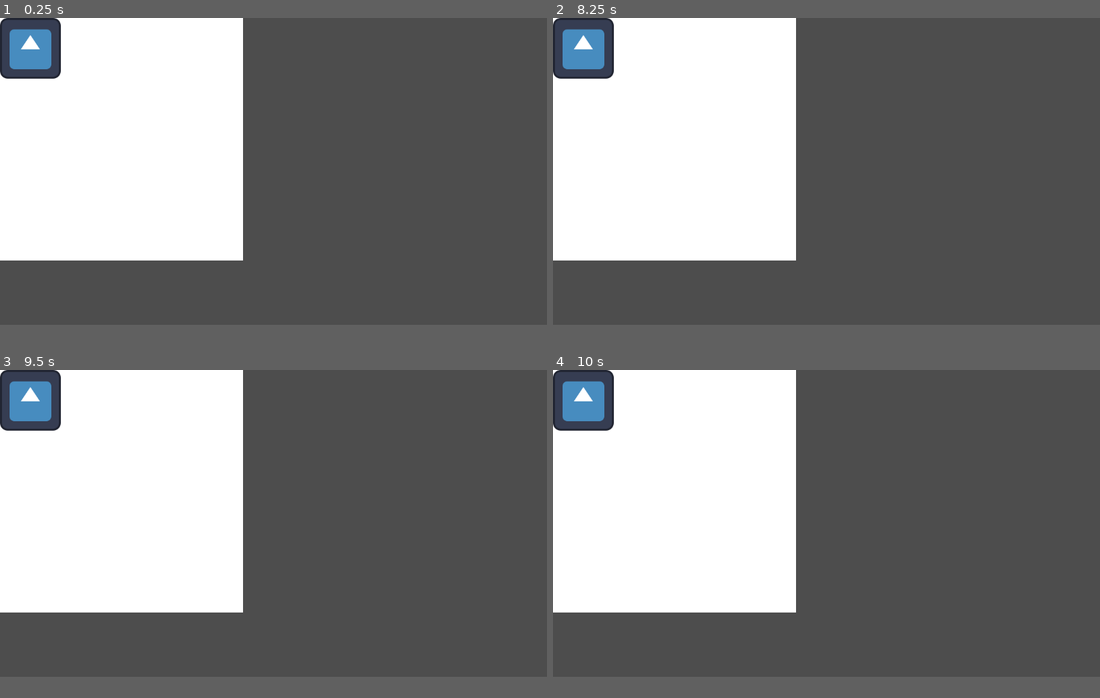
Above: before the commit, frames 1-4 (two rows, left to right).
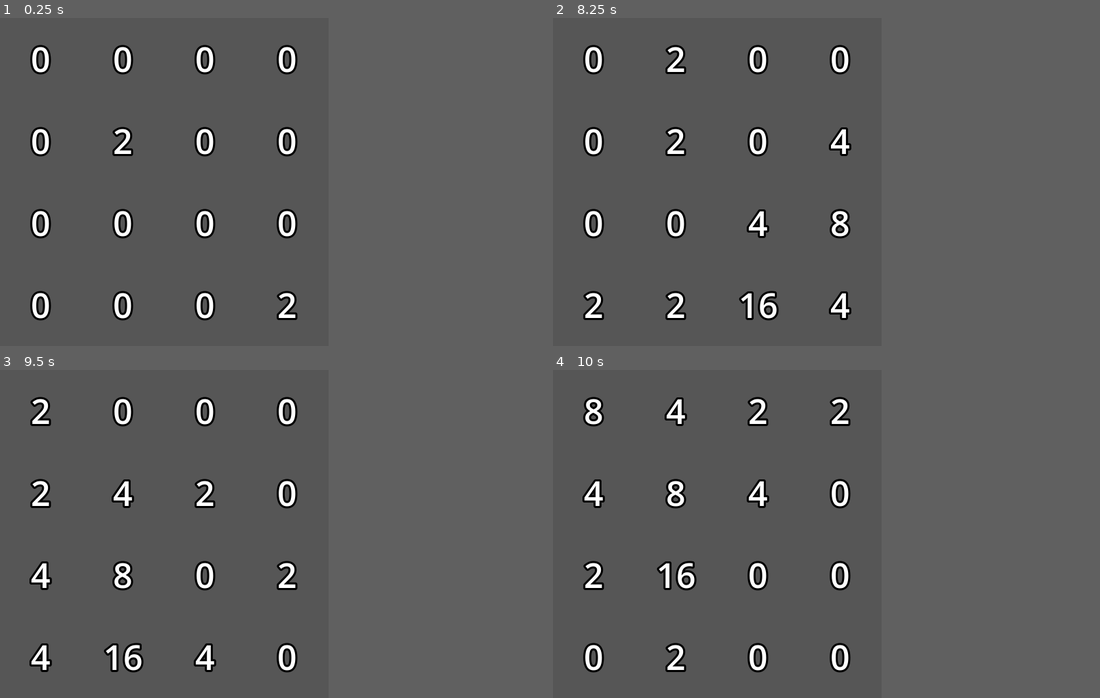
Above: after the commit, the same moments.

Repository: p-rint/2048-godot
Game: Godot game, scene res://main.tscn
The game is run twice, just before and just after one commit, with the same random seed, the same clock (stepped at 60 frames per second) and the same inputs. The engine's default icon, where the game draws it, is replaced by a stand-in: a white triangle on a blue panel in a dark square.
Inputs:
- Up to frame 1 (0.25 s): no input
- Up to frame 2 (8.25 s): tap Enter at 0.5, 2, 3.5 s; hold D (Right) 0.53-1.28 s; tap Space at 1.25, 2.75, 4.25 s; hold S (Down) 1.28-2.03 s; hold D (Right) 2.03-2.78 s; hold Up (Up) 2.78-3.53 s; hold A (Left) 3.53-5.03 s; hold S (Down) 5.03-5.78 s; hold D (Right) 5.78-6.53 s; hold Up (Up) 6.53-7.28 s; hold D (Right) 7.28-8.03 s; hold S (Down) from 8.03 s (still down)
- Up to frame 3 (9.5 s): release S (Down) at 8.78 s; hold A (Left) from 8.78 s (still down)
- Up to frame 4 (10 s): release A (Left) at 9.53 s; hold Up (Up) from 9.53 s (still down)
In our replay, the window is 799x449 before the commit and 480x480 after it. These sizes can differ from the game's own. Grey fills any space a smaller window leaves; there, only what the larger window draws over its background counts as a difference.

The runs differ from the first frame. In frame 1, 34% of the frame differs, in the area x 0-55%, y 0-93%; in frame 2, 34%; in frame 3, 34%; in frame 4, 34%.
Error before the commit: Parse Error: Assignment is not allowed inside an expression. (res://grid.gd:74)

Commit message:
Added merging, and made the game visual
added some visuals to the game, fixed and added merging.

Finished up the game, and also getting ready to export, too.

Diff:
--- a/grid.gd
+++ b/grid.gd
@@ -5,12 +5,15 @@
 
 var grid  = [[0,0,0,0], [0,0,0,0], [0,0,0,0], [0,0,0,0]]
 
+@onready var Tiles: Node2D = $Tiles
+
 # Called when the node enters the scene tree for the first time.
 func _ready() -> void:
 	pass # Replace with function body.
 	randomNumbers()
 
 	printGrid()
+	updateGrid()
 
 
 # Called every frame. 'delta' is the elapsed time since the previous frame.
@@ -18,19 +21,19 @@
 
 	if Input.is_action_just_pressed("Up"):
 		moveUp()
-		printGrid()
+		updateGrid()
 
 	if Input.is_action_just_pressed("Down"):
 		moveDown()
-		printGrid()
+		updateGrid()
 
 	if Input.is_action_just_pressed("Left"):
 		moveLeft()
-		printGrid()
+		updateGrid()
 
 	if Input.is_action_just_pressed("Right"):
 		moveRight()
-		printGrid()
+		updateGrid()
 
 
 func printGrid():
@@ -38,6 +41,17 @@
 	for i in grid:
 		print(i)
 
+func updateGrid():
+	var i = 0
+	for node2d : Node2D in Tiles.get_children():
+
+		var j = 0
+		for tile : ColorRect in node2d.get_children():
+
+			var label : Label = tile.get_child(0)
+			label.text = str(grid[i][j])
+			j += 1
+		i += 1
 
 func randomNumbers():
 	var count = 2
@@ -66,14 +80,14 @@
 					else:
 						break
 
-				#if moves > 0 : #if you moved
-					#grid[i - moves][j] = grid[i][j]
-					#grid[i][j] = 0
-					#print(moves)
-				if i - (moves + 1) > 0:
-					if grid[i - (moves + 1)][j] = grid[i][j]:
+				if moves > 0 : #if you moved
+					grid[i - moves][j] = grid[i][j]
+					grid[i][j] = 0
+					print(moves)
 
-
+				if grid[i - (moves + 1)][j] == grid[i - moves][j]:
+					grid[i - (moves + 1)][j] = grid[i - moves][j] * 2
+					grid[i - moves][j] = 0
 
 	randomNumbers()
 
@@ -95,6 +109,12 @@
 					grid[i + moves][j] = grid[i][j]
 					grid[i][j] = 0
 					print(moves)
+
+				if i + (moves + 1) < 4:
+					if grid[i + (moves + 1)][j] == grid[i + moves][j]:
+						grid[i + (moves + 1)][j] = grid[i + moves][j] * 2
+						grid[i + moves][j] = 0
+
 	randomNumbers()
 
 func moveLeft():
@@ -114,6 +134,11 @@
 					grid[i][j - moves] = grid[i][j]
 					grid[i][j] = 0
 					print(moves)
+
+				if grid[i][j - (moves + 1)] == grid[i][j - moves]:
+							grid[i][j - (moves + 1)] = grid[i][j - moves] * 2
+							grid[i][j - moves] = 0
+
 	randomNumbers()
 
 func moveRight():
@@ -134,4 +159,9 @@
 					grid[i][j + moves] = grid[i][j]
 					grid[i][j] = 0
 					print(moves)
+
+				if j + (moves + 1) < 4:
+					if grid[i][j + (moves + 1)] == grid[i][j + moves]:
+							grid[i][j + (moves + 1)] = grid[i][j + moves] * 2
+							grid[i][j + moves] = 0
 	randomNumbers()
--- a/main.tscn
+++ b/main.tscn
@@ -1,7 +1,6 @@
-[gd_scene load_steps=3 format=3 uid="uid://b5fyru1f04v8"]
+[gd_scene load_steps=2 format=3 uid="uid://b5fyru1f04v8"]
 
 [ext_resource type="Script" uid="uid://c44p1ysnr0rk6" path="res://grid.gd" id="1_0xm2m"]
-[ext_resource type="Texture2D" uid="uid://so38828xu1tl" path="res://icon.svg" id="2_0xm2m"]
 
 [node name="Main" type="Node2D"]
 
@@ -13,11 +12,334 @@
 [node name="Background" type="Node2D" parent="Grid"]
 
 [node name="ColorRect" type="ColorRect" parent="Grid/Background"]
-offset_right = 512.0
-offset_bottom = 512.0
+offset_right = 480.0
+offset_bottom = 480.0
 
 [node name="Tiles" type="Node2D" parent="Grid"]
 
-[node name="Sprite2D" type="Sprite2D" parent="Grid/Tiles"]
-texture = ExtResource("2_0xm2m")
-centered = false
+[node name="1" type="Node2D" parent="Grid/Tiles"]
+
+[node name="1" type="ColorRect" parent="Grid/Tiles/1"]
+offset_right = 120.0
+offset_bottom = 120.0
+color = Color(0.33660764, 0.3366076, 0.3366076, 1)
+
+[node name="Label" type="Label" parent="Grid/Tiles/1/1"]
+layout_mode = 1
+anchors_preset = 15
+anchor_right = 1.0
+anchor_bottom = 1.0
+grow_horizontal = 2
+grow_vertical = 2
+theme_override_colors/font_outline_color = Color(0, 0, 0, 1)
+theme_override_constants/outline_size = 12
+theme_override_font_sizes/font_size = 50
+text = "0"
+horizontal_alignment = 1
+vertical_alignment = 1
+
+[node name="2" type="ColorRect" parent="Grid/Tiles/1"]
+offset_left = 120.0
+offset_right = 240.0
+offset_bottom = 120.0
+color = Color(0.33660764, 0.3366076, 0.3366076, 1)
+
+[node name="Label" type="Label" parent="Grid/Tiles/1/2"]
+layout_mode = 1
+anchors_preset = 15
+anchor_right = 1.0
+anchor_bottom = 1.0
+grow_horizontal = 2
+grow_vertical = 2
+theme_override_colors/font_outline_color = Color(0, 0, 0, 1)
+theme_override_constants/outline_size = 12
+theme_override_font_sizes/font_size = 50
+text = "0"
+horizontal_alignment = 1
+vertical_alignment = 1
+
+[node name="3" type="ColorRect" parent="Grid/Tiles/1"]
+offset_left = 240.0
+offset_right = 360.0
+offset_bottom = 120.0
+color = Color(0.33660764, 0.3366076, 0.3366076, 1)
+
+[node name="Label" type="Label" parent="Grid/Tiles/1/3"]
+layout_mode = 1
+anchors_preset = 15
+anchor_right = 1.0
+anchor_bottom = 1.0
+grow_horizontal = 2
+grow_vertical = 2
+theme_override_colors/font_outline_color = Color(0, 0, 0, 1)
+theme_override_constants/outline_size = 12
+theme_override_font_sizes/font_size = 50
+text = "0"
+horizontal_alignment = 1
+vertical_alignment = 1
+
+[node name="4" type="ColorRect" parent="Grid/Tiles/1"]
+offset_left = 360.0
+offset_right = 480.0
+offset_bottom = 120.0
+color = Color(0.33660764, 0.3366076, 0.3366076, 1)
+
+[node name="Label" type="Label" parent="Grid/Tiles/1/4"]
+layout_mode = 1
+anchors_preset = 15
+anchor_right = 1.0
+anchor_bottom = 1.0
+grow_horizontal = 2
+grow_vertical = 2
+theme_override_colors/font_outline_color = Color(0, 0, 0, 1)
+theme_override_constants/outline_size = 12
+theme_override_font_sizes/font_size = 50
+text = "0"
+horizontal_alignment = 1
+vertical_alignment = 1
+
+[node name="2" type="Node2D" parent="Grid/Tiles"]
+position = Vector2(0, 120)
+
+[node name="1" type="ColorRect" parent="Grid/Tiles/2"]
+offset_right = 120.0
+offset_bottom = 120.0
+color = Color(0.33660764, 0.3366076, 0.3366076, 1)
+
+[node name="Label" type="Label" parent="Grid/Tiles/2/1"]
+layout_mode = 1
+anchors_preset = 15
+anchor_right = 1.0
+anchor_bottom = 1.0
+grow_horizontal = 2
+grow_vertical = 2
+theme_override_colors/font_outline_color = Color(0, 0, 0, 1)
+theme_override_constants/outline_size = 12
+theme_override_font_sizes/font_size = 50
+text = "0"
+horizontal_alignment = 1
+vertical_alignment = 1
+
+[node name="2" type="ColorRect" parent="Grid/Tiles/2"]
+offset_left = 120.0
+offset_right = 240.0
+offset_bottom = 120.0
+color = Color(0.33660764, 0.3366076, 0.3366076, 1)
+
+[node name="Label" type="Label" parent="Grid/Tiles/2/2"]
+layout_mode = 1
+anchors_preset = 15
+anchor_right = 1.0
+anchor_bottom = 1.0
+grow_horizontal = 2
+grow_vertical = 2
+theme_override_colors/font_outline_color = Color(0, 0, 0, 1)
+theme_override_constants/outline_size = 12
+theme_override_font_sizes/font_size = 50
+text = "0"
+horizontal_alignment = 1
+vertical_alignment = 1
+
+[node name="3" type="ColorRect" parent="Grid/Tiles/2"]
+offset_left = 240.0
+offset_right = 360.0
+offset_bottom = 120.0
+color = Color(0.33660764, 0.3366076, 0.3366076, 1)
+
+[node name="Label" type="Label" parent="Grid/Tiles/2/3"]
+layout_mode = 1
+anchors_preset = 15
+anchor_right = 1.0
+anchor_bottom = 1.0
+grow_horizontal = 2
+grow_vertical = 2
+theme_override_colors/font_outline_color = Color(0, 0, 0, 1)
+theme_override_constants/outline_size = 12
+theme_override_font_sizes/font_size = 50
+text = "0"
+horizontal_alignment = 1
+vertical_alignment = 1
+
+[node name="4" type="ColorRect" parent="Grid/Tiles/2"]
+offset_left = 360.0
+offset_right = 480.0
+offset_bottom = 120.0
+color = Color(0.33660764, 0.3366076, 0.3366076, 1)
+
+[node name="Label" type="Label" parent="Grid/Tiles/2/4"]
+layout_mode = 1
+anchors_preset = 15
+anchor_right = 1.0
+anchor_bottom = 1.0
+grow_horizontal = 2
+grow_vertical = 2
+theme_override_colors/font_outline_color = Color(0, 0, 0, 1)
+theme_override_constants/outline_size = 12
+theme_override_font_sizes/font_size = 50
+text = "0"
+horizontal_alignment = 1
+vertical_alignment = 1
+
+[node name="3" type="Node2D" parent="Grid/Tiles"]
+position = Vector2(0, 240)
+
+[node name="1" type="ColorRect" parent="Grid/Tiles/3"]
+offset_right = 120.0
+offset_bottom = 120.0
+color = Color(0.33660764, 0.3366076, 0.3366076, 1)
+
+[node name="Label" type="Label" parent="Grid/Tiles/3/1"]
+layout_mode = 1
+anchors_preset = 15
+anchor_right = 1.0
+anchor_bottom = 1.0
+grow_horizontal = 2
+grow_vertical = 2
+theme_override_colors/font_outline_color = Color(0, 0, 0, 1)
+theme_override_constants/outline_size = 12
+theme_override_font_sizes/font_size = 50
+text = "0"
+horizontal_alignment = 1
+vertical_alignment = 1
+
+[node name="2" type="ColorRect" parent="Grid/Tiles/3"]
+offset_left = 120.0
+offset_right = 240.0
+offset_bottom = 120.0
+color = Color(0.33660764, 0.3366076, 0.3366076, 1)
+
+[node name="Label" type="Label" parent="Grid/Tiles/3/2"]
+layout_mode = 1
+anchors_preset = 15
+anchor_right = 1.0
+anchor_bottom = 1.0
+grow_horizontal = 2
+grow_vertical = 2
+theme_override_colors/font_outline_color = Color(0, 0, 0, 1)
+theme_override_constants/outline_size = 12
+theme_override_font_sizes/font_size = 50
+text = "0"
+horizontal_alignment = 1
+vertical_alignment = 1
+
+[node name="3" type="ColorRect" parent="Grid/Tiles/3"]
+offset_left = 240.0
+offset_right = 360.0
+offset_bottom = 120.0
+color = Color(0.33660764, 0.3366076, 0.3366076, 1)
+
+[node name="Label" type="Label" parent="Grid/Tiles/3/3"]
+layout_mode = 1
+anchors_preset = 15
+anchor_right = 1.0
+anchor_bottom = 1.0
+grow_horizontal = 2
+grow_vertical = 2
+theme_override_colors/font_outline_color = Color(0, 0, 0, 1)
+theme_override_constants/outline_size = 12
+theme_override_font_sizes/font_size = 50
+text = "0"
+horizontal_alignment = 1
+vertical_alignment = 1
+
+[node name="4" type="ColorRect" parent="Grid/Tiles/3"]
+offset_left = 360.0
+offset_right = 480.0
+offset_bottom = 120.0
+color = Color(0.33660764, 0.3366076, 0.3366076, 1)
+
+[node name="Label" type="Label" parent="Grid/Tiles/3/4"]
+layout_mode = 1
+anchors_preset = 15
+anchor_right = 1.0
+anchor_bottom = 1.0
+grow_horizontal = 2
+grow_vertical = 2
+theme_override_colors/font_outline_color = Color(0, 0, 0, 1)
+theme_override_constants/outline_size = 12
+theme_override_font_sizes/font_size = 50
+text = "0"
+horizontal_alignment = 1
+vertical_alignment = 1
+
+[node name="4" type="Node2D" parent="Grid/Tiles"]
+position = Vector2(0, 360)
+
+[node name="1" type="ColorRect" parent="Grid/Tiles/4"]
+offset_right = 120.0
+offset_bottom = 120.0
+color = Color(0.33660764, 0.3366076, 0.3366076, 1)
+
+[node name="Label" type="Label" parent="Grid/Tiles/4/1"]
+layout_mode = 1
+anchors_preset = 15
+anchor_right = 1.0
+anchor_bottom = 1.0
+grow_horizontal = 2
+grow_vertical = 2
+theme_override_colors/font_outline_color = Color(0, 0, 0, 1)
+theme_override_constants/outline_size = 12
+theme_override_font_sizes/font_size = 50
+text = "0"
+horizontal_alignment = 1
+vertical_alignment = 1
+
+[node name="2" type="ColorRect" parent="Grid/Tiles/4"]
+offset_left = 120.0
+offset_right = 240.0
+offset_bottom = 120.0
+color = Color(0.33660764, 0.3366076, 0.3366076, 1)
+
+[node name="Label" type="Label" parent="Grid/Tiles/4/2"]
+layout_mode = 1
+anchors_preset = 15
+anchor_right = 1.0
+anchor_bottom = 1.0
+grow_horizontal = 2
+grow_vertical = 2
+theme_override_colors/font_outline_color = Color(0, 0, 0, 1)
+theme_override_constants/outline_size = 12
+theme_override_font_sizes/font_size = 50
+text = "0"
+horizontal_alignment = 1
+vertical_alignment = 1
+
+[node name="3" type="ColorRect" parent="Grid/Tiles/4"]
+offset_left = 240.0
+offset_right = 360.0
+offset_bottom = 120.0
+color = Color(0.33660764, 0.3366076, 0.3366076, 1)
+
+[node name="Label" type="Label" parent="Grid/Tiles/4/3"]
+layout_mode = 1
+anchors_preset = 15
+anchor_right = 1.0
+anchor_bottom = 1.0
+grow_horizontal = 2
+grow_vertical = 2
+theme_override_colors/font_outline_color = Color(0, 0, 0, 1)
+theme_override_constants/outline_size = 12
+theme_override_font_sizes/font_size = 50
+text = "0"
+horizontal_alignment = 1
+vertical_alignment = 1
+
+[node name="4" type="ColorRect" parent="Grid/Tiles/4"]
+offset_left = 360.0
+offset_right = 480.0
+offset_bottom = 120.0
+color = Color(0.33660764, 0.3366076, 0.3366076, 1)
+
+[node name="Label" type="Label" parent="Grid/Tiles/4/4"]
+layout_mode = 1
+anchors_preset = 15
+anchor_right = 1.0
+anchor_bottom = 1.0
+grow_horizontal = 2
+grow_vertical = 2
+theme_override_colors/font_outline_color = Color(0, 0, 0, 1)
+theme_override_constants/outline_size = 12
+theme_override_font_sizes/font_size = 50
+text = "0"
+horizontal_alignment = 1
+vertical_alignment = 1
--- a/project.godot
+++ b/project.godot
@@ -14,6 +14,12 @@
 run/main_scene="uid://b5fyru1f04v8"
 config/features=PackedStringArray("4.5", "GL Compatibility")
 config/icon="res://icon.svg"
+
+[display]
+
+window/size/viewport_width=480
+window/size/viewport_height=480
+window/stretch/mode="viewport"
 
 [editor_plugins]
 
Not shown, added: export_presets.cfg
